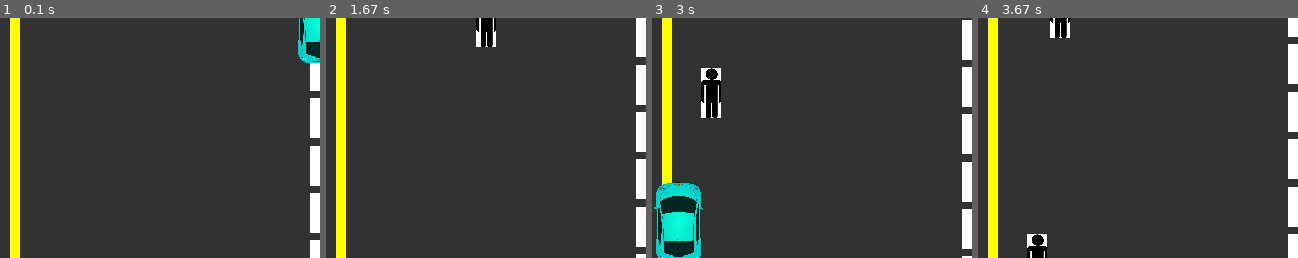
Above: before the commit, frames 1-4 (left to right).
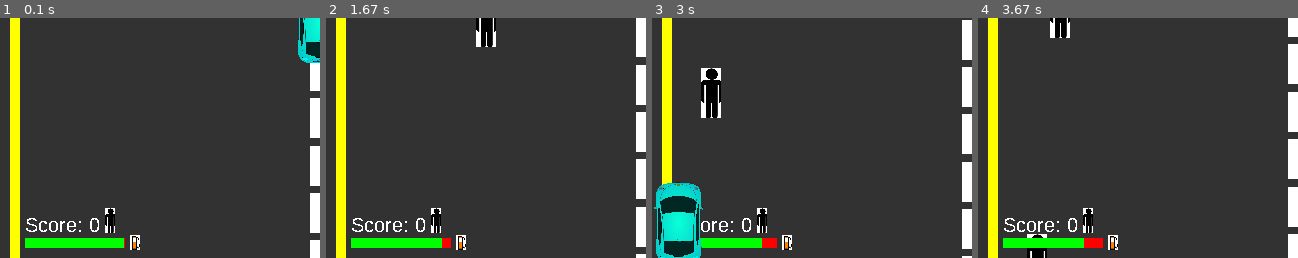
Above: after the commit, the same moments.

Repository: sd18spring/InteractiveProgramming
Game: pygame game, started from game.py
Two runs of this game, one before a commit and one after it. Both use one fixed random seed, a clock stepped at 60 frames per second and the inputs below.
Inputs:
- Up to frame 1 (0.1 s): no input
- Up to frame 2 (1.67 s): hold Right 0.33-0.8 s; hold Up 0.83-1.13 s; hold Right 1.17-1.63 s
- Up to frame 3 (3 s): hold Left 1.67-2.2 s; hold Down 2.23-2.53 s; hold Left 2.57-2.97 s
- Up to frame 4 (3.67 s): hold Up 3-3.37 s; hold Right from 3.4 s (still down)
The pictures show only the part of the screen within x 0-50%, y 49-99%; the shares and areas given below are measured in that part.

The runs differ from the first frame. In frame 1, 2.2% of the frame differs, in the area x 7-44%, y 79-97%; in frame 2, 2.2%; in frame 3, 1.7%; in frame 4, 2.2%.

Commit message:
added basic HUD (heads up display)

Diff:
--- a/game.py
+++ b/game.py
@@ -5,7 +5,7 @@
 import numpy
 import random
 pygame.init()
-
+pygame.font.init()
 
 class Model(object):
     """keeps track of the game state"""
@@ -45,11 +45,11 @@
 
     def add_obj(self):
         obj_index = random.randint(1,4000)
-        if self.player.gas_level < 10:
-            if obj_index>3997:
+        if self.player.gas_level < 20:
+            if obj_index>3990:
                 gas = Gastank(random.randint(20,600))
                 gas.add(self.gastanks)
-            pass
+
         if obj_index == 1:
             gas = Gastank(random.randint(20,600))
             if pygame.sprite.spritecollideany(gas, self.all_objs):
@@ -104,6 +104,7 @@
         super().__init__(x)
         self.rect = pygame.Rect(self.x, self.y, 20, 30)
         self.image = pygame.image.load('gas.png')
+        self.hud_image = pygame.transform.scale(self.image, (10,15))
         self.image = pygame.transform.scale(self.image, (20,30))
 
 class Pedestrian(EnvironmentObject):
@@ -124,11 +125,11 @@
 
 class Player(pygame.sprite.Sprite):
     """user controlled player"""
-    def __init__(self, x_pos, y_pos, gas_level = 100, start_score=0):
+    def __init__(self, x_pos, y_pos, gas_level = 100, score=0):
         self.x = x_pos
         self.y = y_pos
         self.gas_level = gas_level
-        self.score = start_score
+        self.score = score
         self.rect = pygame.Rect(self.x, self.y, 50, 80)
         self.image = pygame.image.load('car.jpg')
         self.image = pygame.transform.scale(self.image, (50,80))
@@ -166,6 +167,10 @@
     def __init__(self, model):
         self.model = model
         self.screen = pygame.display.set_mode((640,480))
+        self.gas_image = pygame.image.load('gas.png')
+        self.hud_gas = pygame.transform.scale(self.gas_image, (10,15))
+        self.ped_image = pygame.image.load('pedestrian.png')
+        self.hud_ped = pygame.transform.scale(self.ped_image, (10,25))
 
 
     def draw(self):
@@ -181,7 +186,7 @@
         for line in self.model.rd_lines:
             pygame.draw.rect(self.screen,
                              pygame.Color(255,255,255),
-                             pygame.Rect(line.x, line.y-40, 10, 40))
+                             pygame.Rect(line.x,line.y-40,10,40))
 
         for pedestrian in self.model.pedestrians:
             self.screen.blit(pedestrian.image,(pedestrian.x,pedestrian.y))
@@ -189,6 +194,23 @@
             self.screen.blit(gastank.image,(gastank.x,gastank.y))
         for obstacle in self.model.obstacles:
             self.screen.blit(obstacle.image,(obstacle.x,obstacle.y))
+
+
+        #HUD elements
+        myfont = pygame.font.SysFont('Arial', 20)
+        textsurf = myfont.render('Score: '+str(self.model.player.score),
+                                 False, (255,255,255))
+        self.screen.blit(textsurf, (25,430))
+        self.screen.blit(self.hud_ped, (105,425))
+        pygame.draw.rect(self.screen,
+                         pygame.Color(255,0,0),
+                         pygame.Rect(25,455,100,10))
+        pygame.draw.rect(self.screen,
+                         pygame.Color(0,255,0),
+                         pygame.Rect(25,455,self.model.player.gas_level,10))
+        self.screen.blit(self.hud_gas, (130,452.5))
+
+
         self.screen.blit(self.model.player.image, (self.model.player.x,self.model.player.y))
 
         pygame.display.update()
